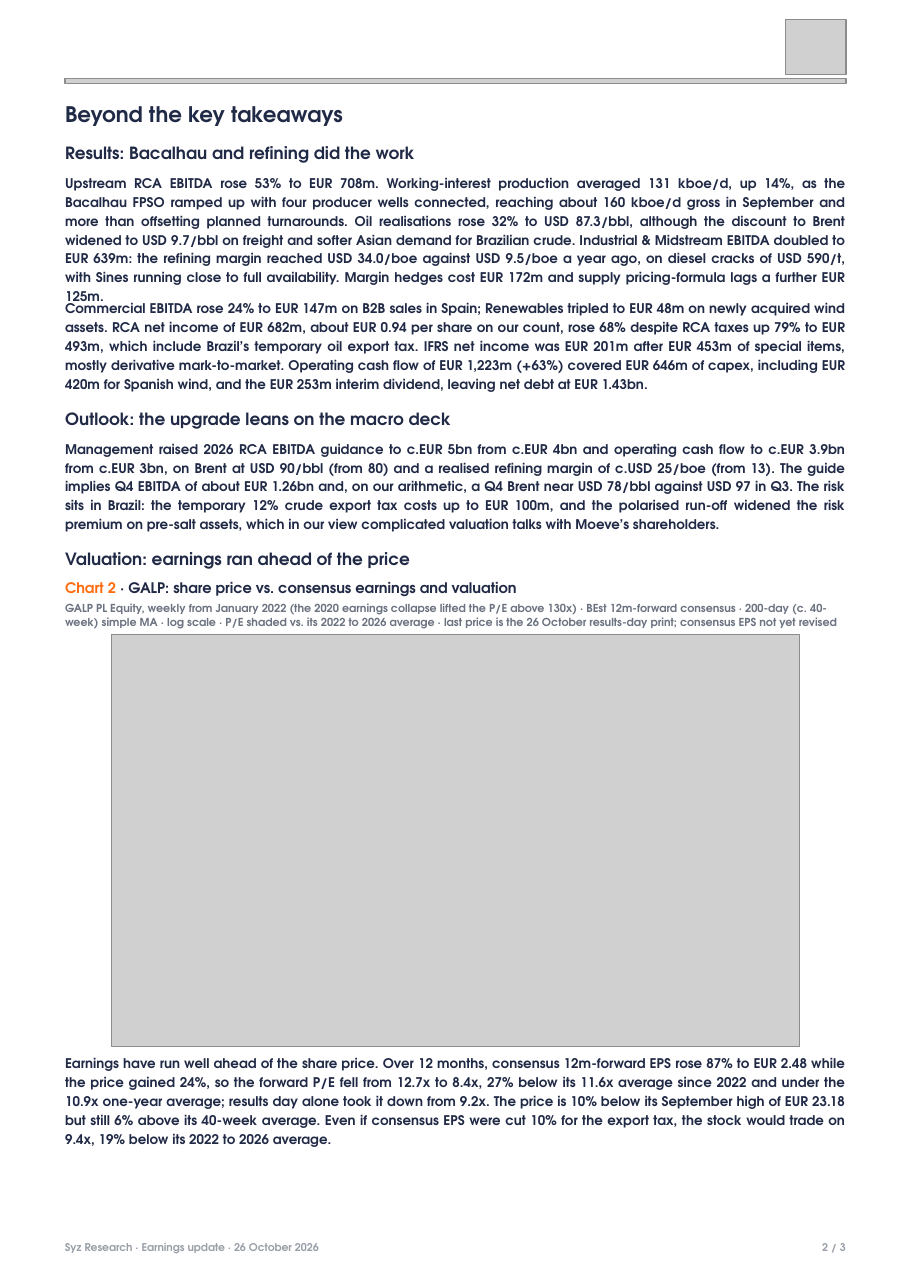
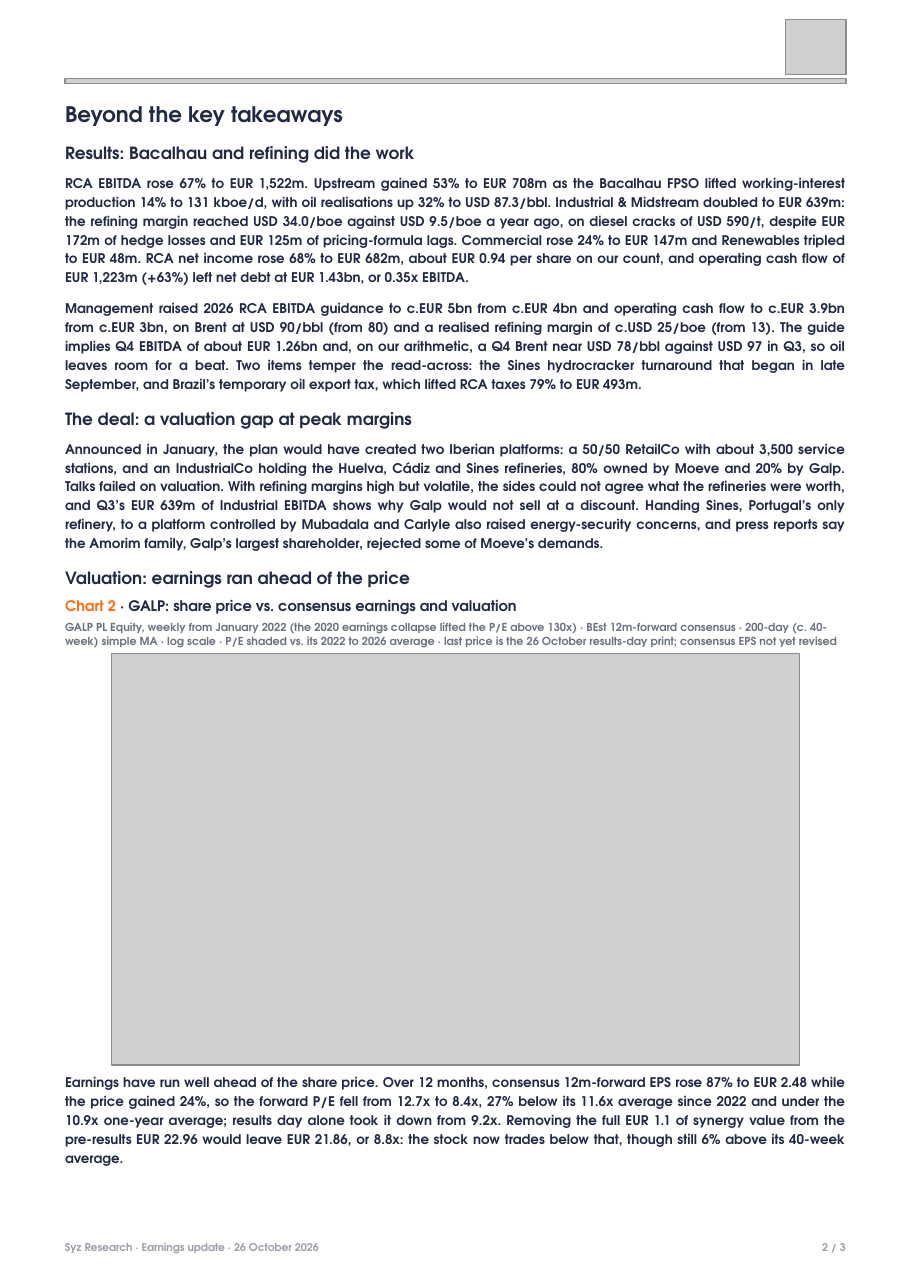
Before and after one commit to jb-db05/syz-earnings, a slide deck: slide 2 of outputs/GALP_Q3_2026/Earnings_Update_GALP_Q32026.pptx. Drawn at 911x1288 pixels with LibreOffice and Linux fonts; fonts in the diff are those of the drawing; grey boxes stand for pictures. Boxes give left, top, right and bottom in pixels: in the first picture for what was removed or moved away, otherwise in the second. Text is boxed around its words. In the diff, an @@ line names an element or a change of style, - is before the commit and + after.

```diff
--- a/outputs/GALP_Q3_2026/Earnings_Update_GALP_Q32026.pptx
+++ b/outputs/GALP_Q3_2026/Earnings_Update_GALP_Q32026.pptx
@@ text at <box>65,177,845,285</box>: text changed @@
-Upstream RCA EBITDA rose 53% to EUR 708m. Working-interest production averaged 131 kboe/d, up 14%, as the Bacalhau FPSO ramped up with four producer wells connected, reaching about 160 kboe/d gross in September and more than offsetting planned turnarounds. Oil realisations rose 32% to USD 87.3/bbl, although the discount to Brent widened to USD 9.7/bbl on freight and softer Asian demand for Brazilian crude. Industrial & Midstream EBITDA doubled to EUR 639m: the refining margin reached USD 34.0/boe against USD 9.5/boe a year ago, on diesel cracks of USD 590/t, with Sines running close to full availability. Margin hedges cost EUR 172m and supply pricing-formula lags a further EUR 125m.
+RCA EBITDA rose 67% to EUR 1,522m. Upstream gained 53% to EUR 708m as the Bacalhau FPSO lifted working-interest production 14% to 131 kboe/d, with oil realisations up 32% to USD 87.3/bbl. Industrial & Midstream doubled to EUR 639m: the refining margin reached USD 34.0/boe against USD 9.5/boe a year ago, on diesel cracks of USD 590/t, despite EUR 172m of hedge losses and EUR 125m of pricing-formula lags. Commercial rose 24% to EUR 147m and Renewables tripled to EUR 48m. RCA net income rose 68% to EUR 682m, about EUR 0.94 per share on our count, and operating cash flow of EUR 1,223m (+63%) left net debt at EUR 1.43bn, or 0.35x EBITDA.
@@ text at <box>65,302,845,392</box>: text changed @@
-Commercial EBITDA rose 24% to EUR 147m on B2B sales in Spain; Renewables tripled to EUR 48m on newly acquired wind assets. RCA net income of EUR 682m, about EUR 0.94 per share on our count, rose 68% despite RCA taxes up 79% to EUR 493m, which include Brazil’s temporary oil export tax. IFRS net income was EUR 201m after EUR 453m of special items, mostly derivative mark-to-market. Operating cash flow of EUR 1,223m (+63%) covered EUR 646m of capex, including EUR 420m for Spanish wind, and the EUR 253m interim dividend, leaving net debt at EUR 1.43bn.
+Management raised 2026 RCA EBITDA guidance to c.EUR 5bn from c.EUR 4bn and operating cash flow to c.EUR 3.9bn from c.EUR 3bn, on Brent at USD 90/bbl (from 80) and a realised refining margin of c.USD 25/boe (from 13). The guide implies Q4 EBITDA of about EUR 1.26bn and, on our arithmetic, a Q4 Brent near USD 78/bbl against USD 97 in Q3, so oil leaves room for a beat. Two items temper the read-across: the Sines hydrocracker turnaround that began in late September, and Brazil’s temporary oil export tax, which lifted RCA taxes 79% to EUR 493m.
@@ text at <box>65,412,412,429</box>: text changed @@
-Outlook: the upgrade leans on the macro deck
+The deal: a valuation gap at peak margins
@@ text at <box>65,443,845,551</box>: text changed @@
-Management raised 2026 RCA EBITDA guidance to c.EUR 5bn from c.EUR 4bn and operating cash flow to c.EUR 3.9bn from c.EUR 3bn, on Brent at USD 90/bbl (from 80) and a realised refining margin of c.USD 25/boe (from 13). The guide implies Q4 EBITDA of about EUR 1.26bn and, on our arithmetic, a Q4 Brent near USD 78/bbl against USD 97 in Q3. The risk sits in Brazil: the temporary 12% crude export tax costs up to EUR 100m, and the polarised run-off widened the risk premium on pre-salt assets, which in our view complicated valuation talks with Moeve’s shareholders.
+Announced in January, the plan would have created two Iberian platforms: a 50/50 RetailCo with about 3,500 service stations, and an IndustrialCo holding the Huelva, Cádiz and Sines refineries, 80% owned by Moeve and 20% by Galp. Talks failed on valuation. With refining margins high but volatile, the sides could not agree what the refineries were worth, and Q3’s EUR 639m of Industrial EBITDA shows why Galp would not sell at a discount. Handing Sines, Portugal’s only refinery, to a platform controlled by Mubadala and Carlyle also raised energy-security concerns, and press reports say the Amorim family, Galp’s largest shareholder, rejected some of Moeve’s demands.
@@ 3 texts, 1 picture: place and size @@
-3 texts, 1 picture at <box>65,552,837,1045</box>
+3 texts, 1 picture at <box>65,571,837,1064</box>
@@ text at <box>65,1076,845,1147</box>: text changed @@
-Earnings have run well ahead of the share price. Over 12 months, consensus 12m-forward EPS rose 87% to EUR 2.48 while the price gained 24%, so the forward P/E fell from 12.7x to 8.4x, 27% below its 11.6x average since 2022 and under the 10.9x one-year average; results day alone took it down from 9.2x. The price is 10% below its September high of EUR 23.18 but still 6% above its 40-week average. Even if consensus EPS were cut 10% for the export tax, the stock would trade on 9.4x, 19% below its 2022 to 2026 average.
+Earnings have run well ahead of the share price. Over 12 months, consensus 12m-forward EPS rose 87% to EUR 2.48 while the price gained 24%, so the forward P/E fell from 12.7x to 8.4x, 27% below its 11.6x average since 2022 and under the 10.9x one-year average; results day alone took it down from 9.2x. Removing the full EUR 1.1 of synergy value from the pre-results EUR 22.96 would leave EUR 21.86, or 8.8x: the stock now trades below that, though still 6% above its 40-week average.
```
Also in this commit, not shown: 2 other slides changed, 6 other files.
